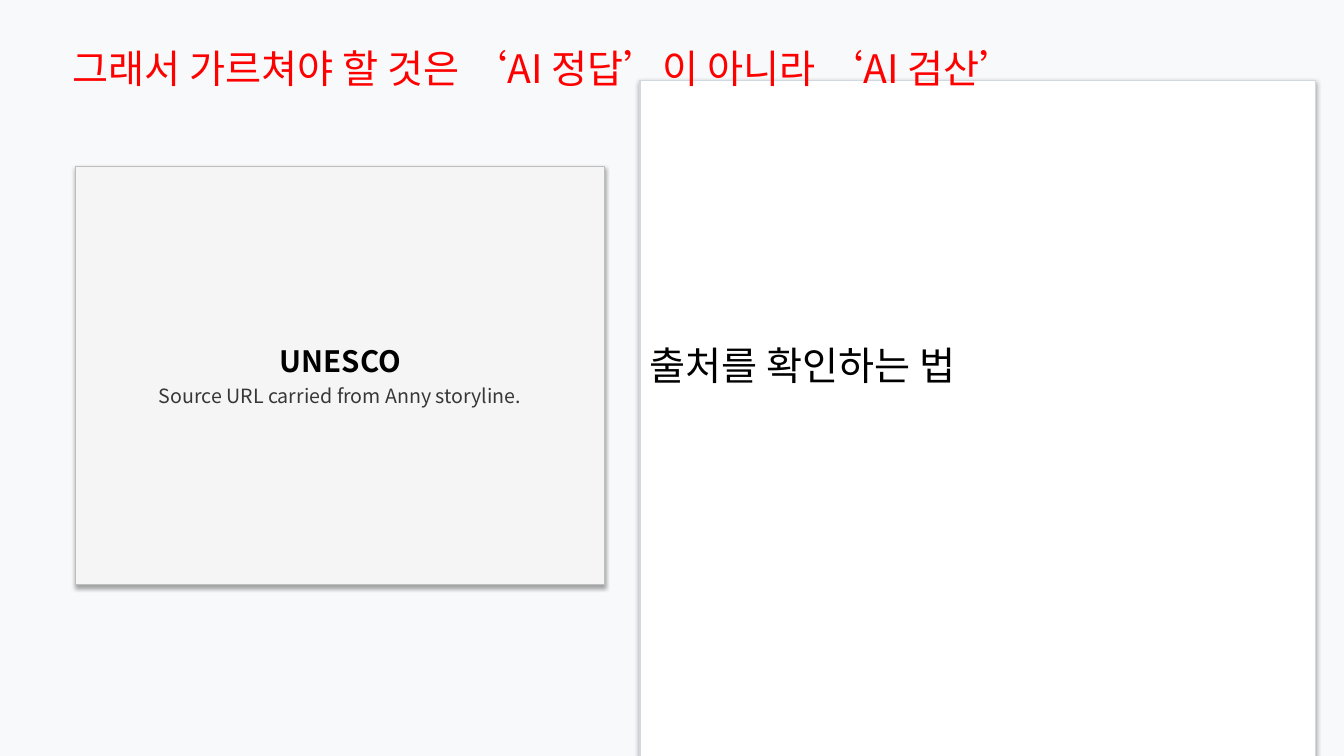
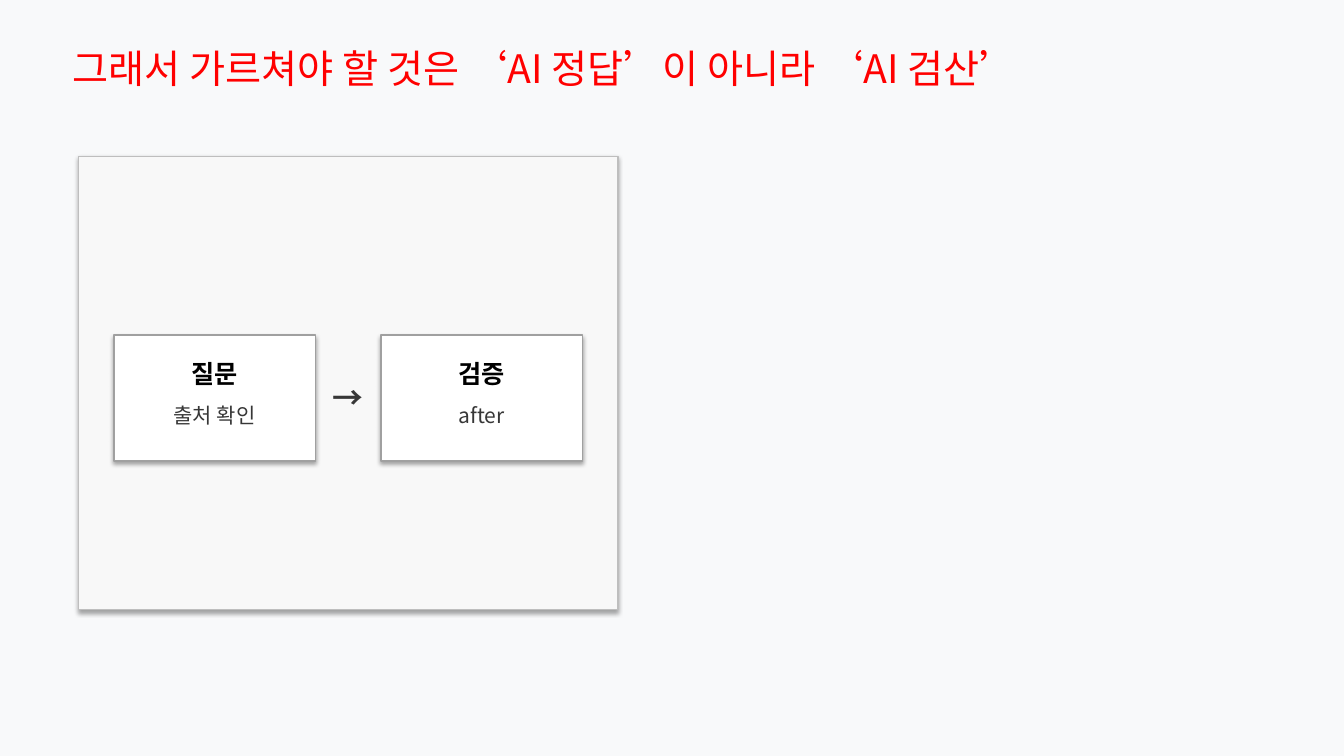
Before and after one commit to Rlearnchan/luddite, a slide deck: slide 22 of outputs/pptx/ai_knowledge_institution_slide_spec_styled_draft.pptx. Drawn at 1344x756 pixels with LibreOffice and Linux fonts; fonts in the diff are those of the drawing. Boxes give left, top, right and bottom in pixels: in the first picture for what was removed or moved away, otherwise in the second. Text is boxed around its words. In the diff, an @@ line names an element or a change of style, - is before the commit and + after.

```diff
--- a/outputs/pptx/ai_knowledge_institution_slide_spec_styled_draft.pptx
+++ b/outputs/pptx/ai_knowledge_institution_slide_spec_styled_draft.pptx
@@ rectangle removed at (x1=640, y1=81, x2=1316, y2=756) @@
@@ rectangle removed at (x1=76, y1=166, x2=605, y2=585) @@
-UNESCO
-Source URL carried from Anny storyline.
@@ rectangle added at (x1=79, y1=156, x2=618, y2=610), fill #F8F8F8, outline #BEBEBE 1 pt @@
@@ rectangle added at (x1=114, y1=336, x2=316, y2=462), fill #FFFFFF, outline #A0A0A0 1 pt @@
@@ rectangle added at (x1=381, y1=336, x2=583, y2=462), fill #FFFFFF, outline #A0A0A0 1 pt @@
@@ text added at (x1=191, y1=362, x2=237, y2=385), 18 pt, text #000000, bold @@
+질문
@@ text added at (x1=324, y1=374, x2=374, y2=412), 22 pt, text #373737, bold @@
+→
@@ text added at (x1=459, y1=362, x2=505, y2=386), 18 pt, text #000000, bold @@
+검증
@@ text "출처 확인" at (x1=174, y1=405, x2=256, y2=425): vertical alignment middle to top @@
@@ text at (x1=174, y1=405, x2=256, y2=425): text changed; size 28 to 15 pt; text colour #000000 to #373737 @@
-출처를 확인하는 법
+출처 확인
@@ text added at (x1=459, y1=406, x2=505, y2=424), 15 pt, text #373737 @@
+after
```
Also in this commit, not shown: 14 other slides changed, 6 slides added, 6 slides removed, 8 other files.
